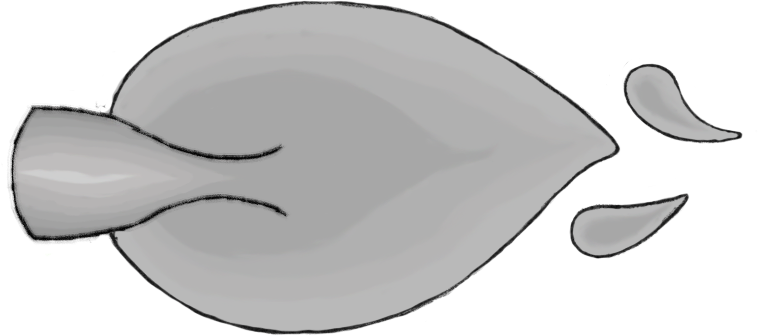
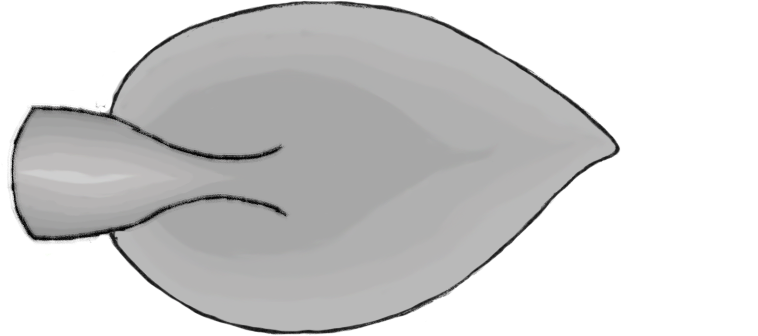
Revision of a layered w=758, h=336 image; what changed, layer by layer:
painted on "Tail Water" (2nd of 2, in "Tail Water") over [569,61,743,259]
removed layer "Tail Shading copy" from group "Tail Water" over [569,61,757,259]
